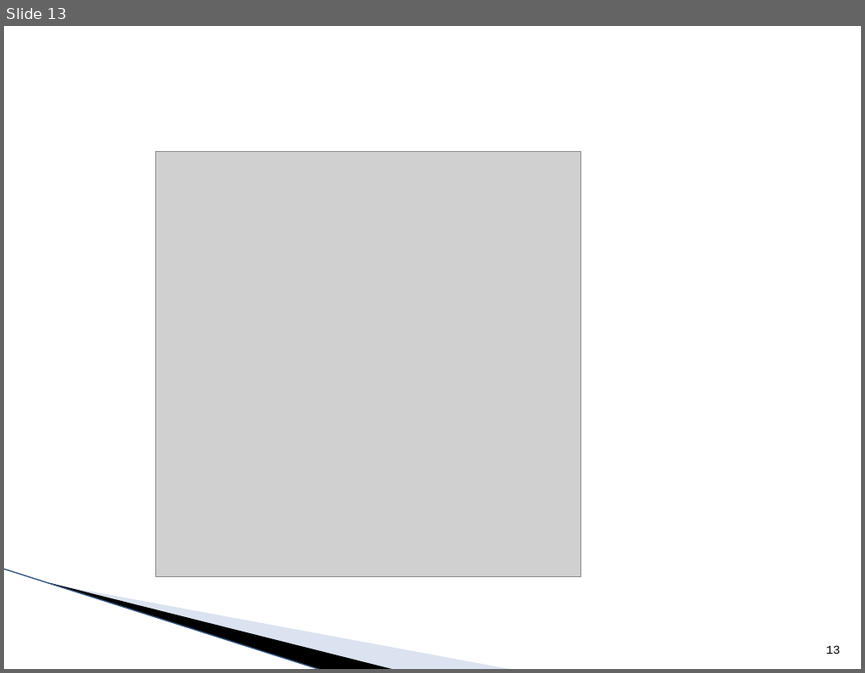
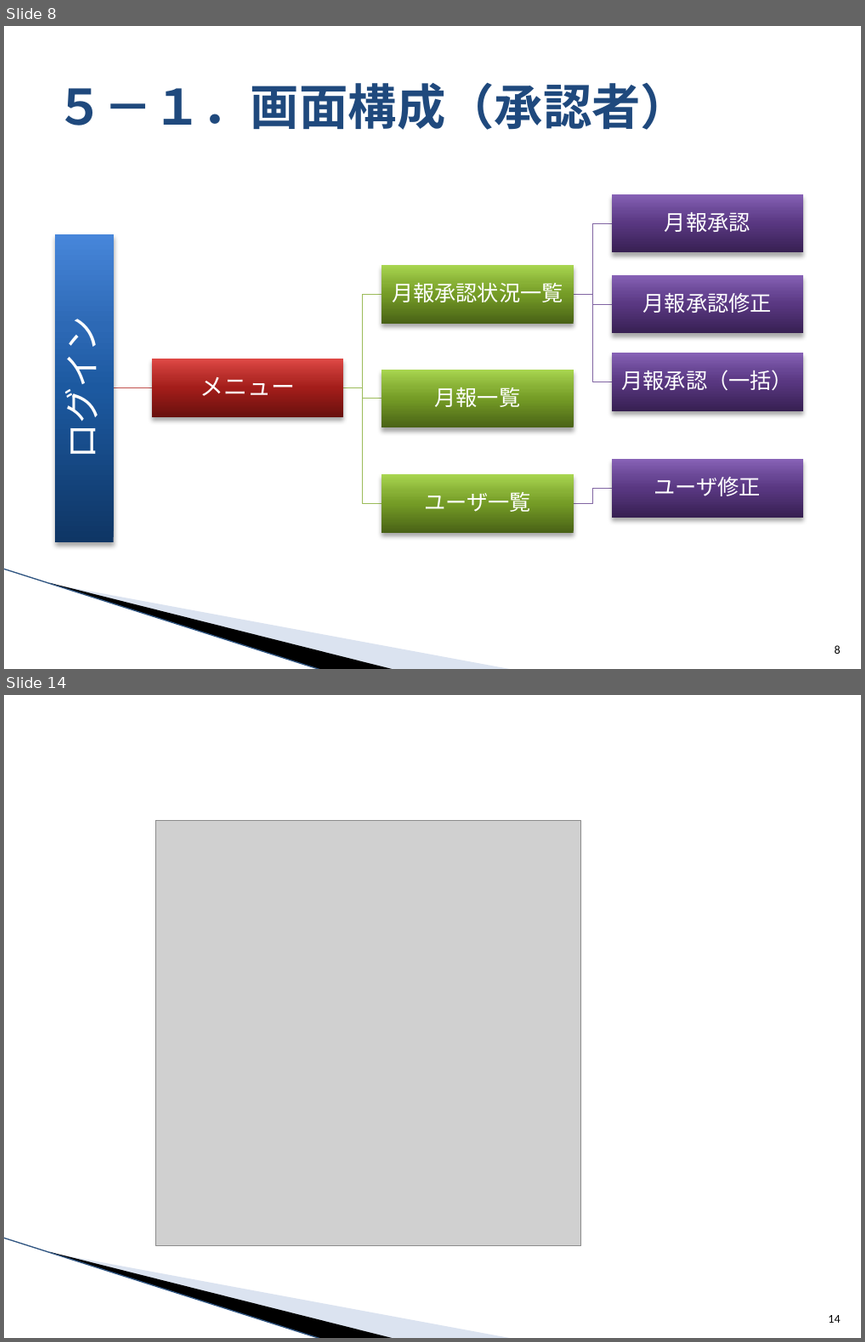
Before and after one commit to around7days/AppFreeMemo, a slide deck: 月報管理システム 提案資料.pptx. Shown one above the other, each under a label of ours: slide 13 before the commit, slides 8 and 14 after it; the slides between them are not shown. The pictures are 865x673 and 865x1342 pixels, drawn with LibreOffice and Linux fonts; fonts in the diff are those of the drawing; grey boxes stand for pictures; background and template pictures are left out. Boxes give left, top, right and bottom in pixels: in the first picture for what was removed or moved away, otherwise in the second. Text is boxed around its words. In the diff, an @@ line names an element or a change of style, - is before the commit and + after.

```diff
--- a/月報管理システム 提案資料.pptx
+++ b/月報管理システム 提案資料.pptx
@@ slide 8 added at box(4, 26, 861, 669), background #FFFFFF; not listed: 3 template elements that a slide beside it also shows @@
@@ title added at box(55, 82, 689, 130), 41 pt, text #1F497D, bold @@
+５－１．画面構成（承認者）
@@ group added at box(54, 194, 803, 541): 9 rectangles, 9 texts, 8 freeform shapes @@
+ログイン
+メニュー
+月報承認状況一覧
+月報承認
+月報承認修正
+月報承認（一括）
+月報一覧
+ユーザ一覧
+ユーザ修正
@@ page number added at box(834, 645, 840, 653), 10 pt, text #000000 @@
+8
@@ what was slide 13 is now slide 14 @@
@@ page number at box(828, 1315, 840, 1322): text changed; font Courier New to Calibri @@
-13
+14
```
Also in this commit, not shown: 10 slides changed, 2 other slides added, 2 slides removed.
